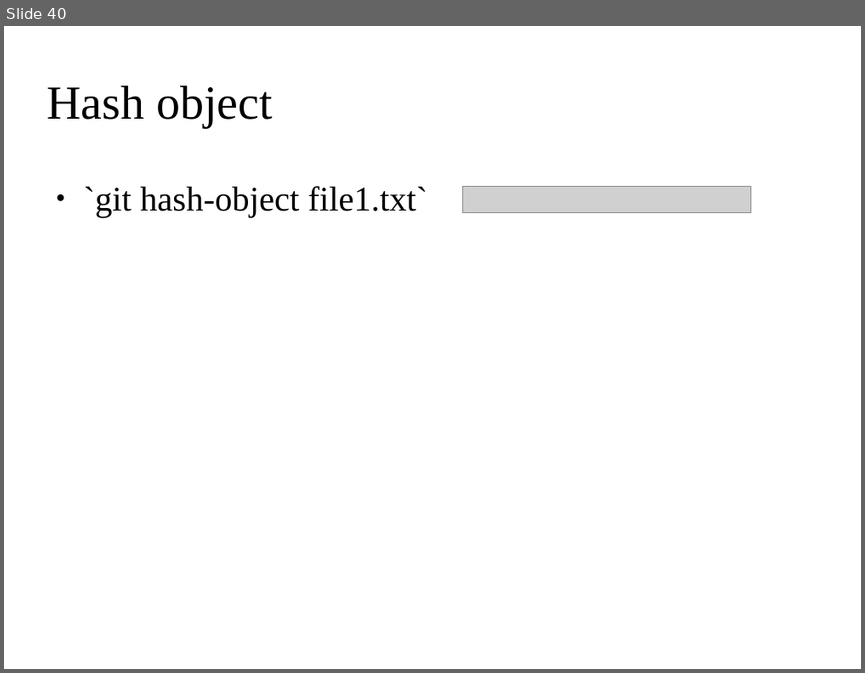
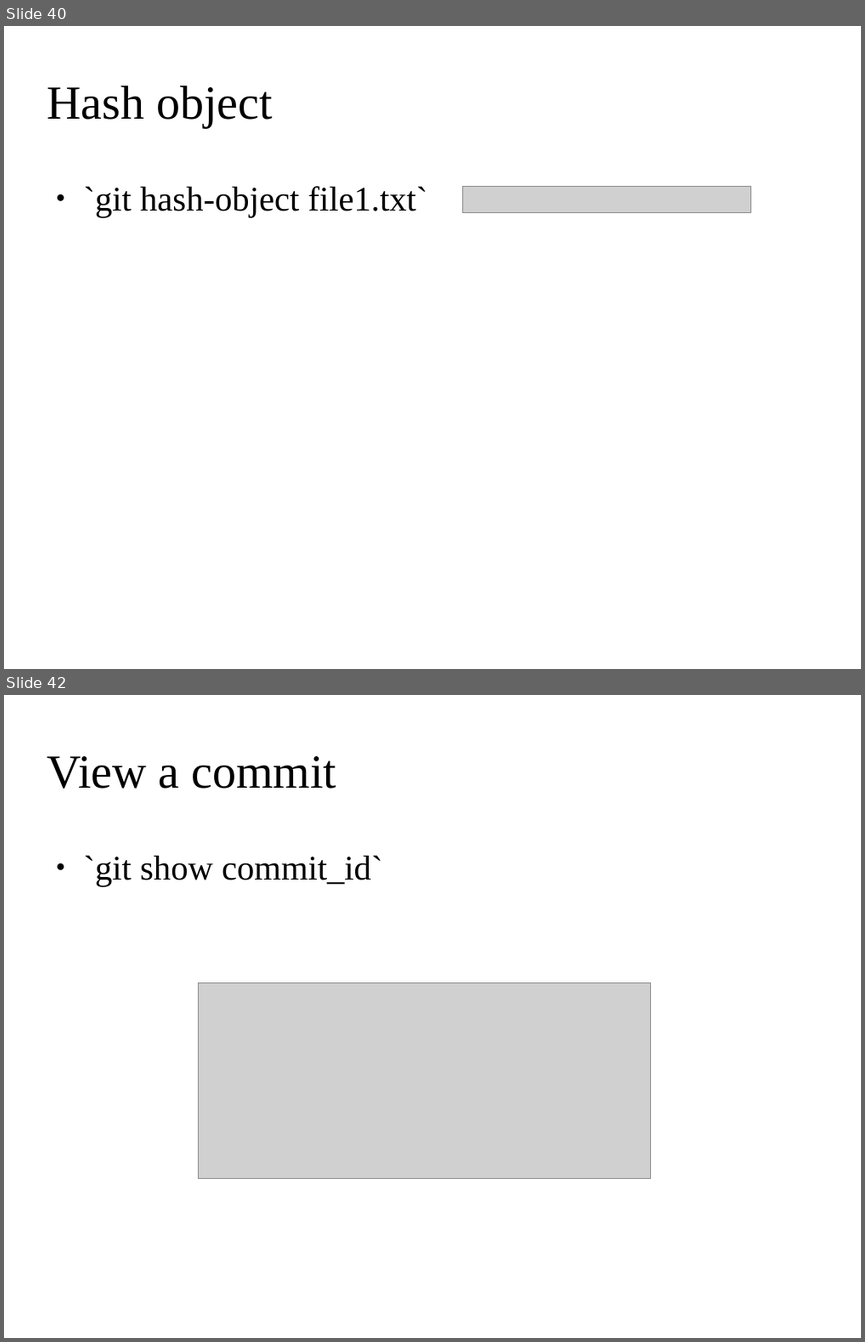
Before and after one commit to ehsansh84/git-tutorial, a slide deck: git.odp. Shown one above the other, each under a label of ours: slide 40 before the commit, slides 40 and 42 after it; the slides between them are not shown. The pictures are 865x673 and 865x1342 pixels, drawn with LibreOffice and Linux fonts; fonts in the diff are those of the drawing; grey boxes stand for pictures; background and template pictures are left out. Boxes give left, top, right and bottom in pixels: in the first picture for what was removed or moved away, otherwise in the second. Text is boxed around its words. In the diff, an @@ line names an element or a change of style, - is before the commit and + after.

```diff
--- a/git.odp
+++ b/git.odp
@@ slide 42 added at [4,695,861,1338], background picture (left out) @@
@@ title added at [46,756,337,789], 44 pt, text #000000 @@
+View a commit
@@ text added at [84,855,383,886], 32 pt, text #000000 @@
+● `git show commit_id`
@@ picture added at [199,982,651,1179] @@
```
Also in this commit, not shown: 3 other slides added, 4 slides removed.
